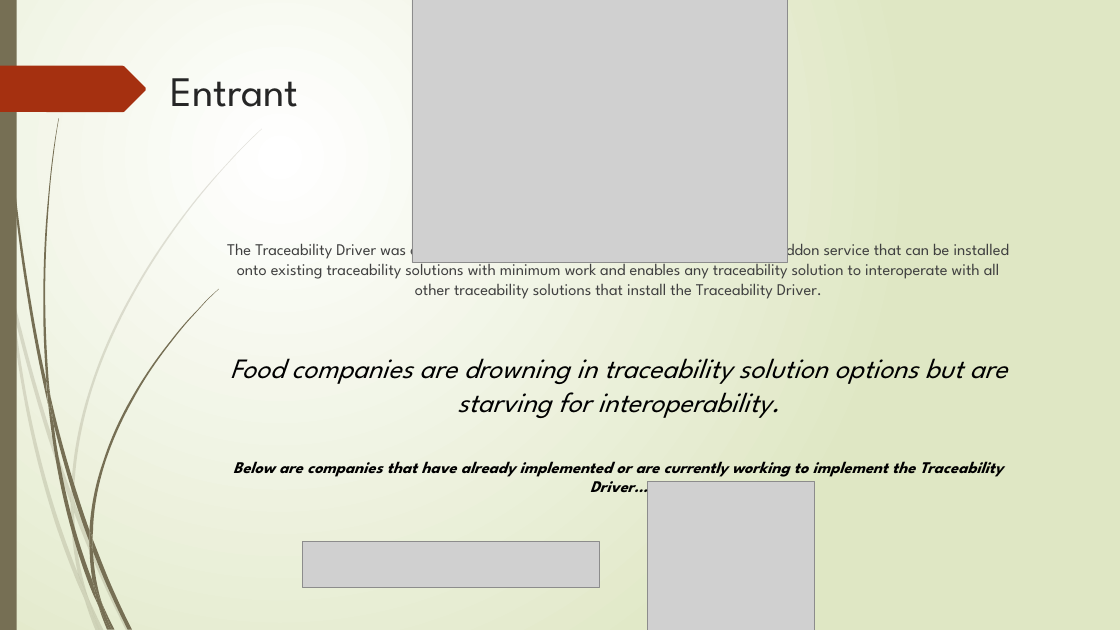
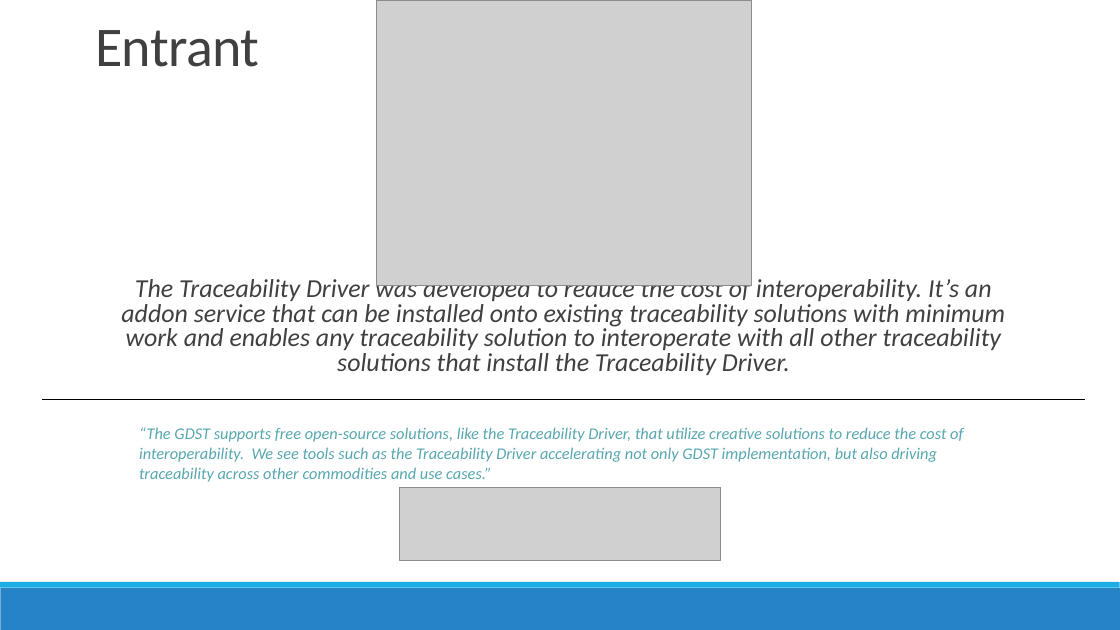
Before and after one commit to TraceabilityInternet/TraceabilityDriver, a slide deck: slide 2 of FDAPresentation.pptx (slide 3 before the commit). Drawn at 1120x630 pixels with LibreOffice and Linux fonts; fonts in the diff are those of the drawing; grey boxes stand for pictures. Boxes give left, top, right and bottom in pixels: in the first picture for what was removed or moved away, otherwise in the second. Text is boxed around its words. In the diff, an @@ line names an element or a change of style, - is before the commit and + after.

```diff
--- a/FDAPresentation.pptx
+++ b/FDAPresentation.pptx
@@ background gradient #FFFFFF to #DFE8C4 to #FFFFFF @@
@@ rectangle removed at <box>0,0,17,630</box> @@
@@ title "Entrant": place and size @@
-title "Entrant" at <box>170,78,298,107</box>
+title "Entrant" at <box>95,30,259,67</box>
@@ title "Entrant" at <box>95,30,259,67</box>: size 36 to 48 pt, font League Spartan to Calibri, text colour #262626 to #404040, letter spacing 0 to -0.5 pt; line spacing 1 to 0.85; vertical alignment top to bottom @@
@@ picture: place and size @@
-picture at <box>413,0,788,262</box>
+picture at <box>376,0,752,286</box>
@@ freeform shape removed at <box>0,66,146,112</box> @@
@@ rectangle added at <box>87,132,1058,186</box>, fill #FFFFFF, outline #FFFFFF 1.25 pt @@
@@ text "The Traceability Driver was developed ...": place and size @@
-text "The Traceability Driver was developed ..." at <box>227,239,1010,299</box>
+text "The Traceability Driver was developed ..." at <box>121,275,1005,375</box>
@@ text "The Traceability Driver was developed ..." at <box>121,275,1005,375</box>: size 14 to 22.2 pt, font League Spartan to Calibri, italic on; line spacing 1 to 0.8; more space between paragraphs @@
@@ text removed at <box>230,358,1008,418</box> @@
-Food companies are drowning in traceability solution options but are starving for interoperability.
@@ line added from (42, 400) to (1086, 400), #000000 1 pt @@
@@ text added at <box>139,427,963,482</box>, 14 pt, text #57A7AF, italic @@
+“The GDST supports free open-source solutions, like the Traceability Driver, that utilize creative solutions to reduce the cost of interoperability. We see tools such as the Traceability Driver accelerating not only GDST implementation, but also driving traceability across other commodities and use cases.”
@@ text removed at <box>233,461,1004,492</box> @@
-Below are companies that have already implemented or are currently working to implement the Traceability Driver…
@@ picture added at <box>399,487,721,560</box> @@
@@ picture removed at <box>648,481,815,630</box> @@
@@ picture removed at <box>302,542,600,588</box> @@
@@ rectangle added at <box>0,588,1120,630</box>, fill #2683C6 @@
@@ rectangle added at <box>0,582,1120,588</box>, fill #1CADE4 @@
@@ group removed at <box>0,129,262,630</box>: 10 freeform shapes @@
@@ group removed at <box>3,0,218,630</box>: 12 freeform shapes @@
```
Also in this commit, not shown: 10 other slides changed, 1 slide added, 2 slides removed, 3 other files.
